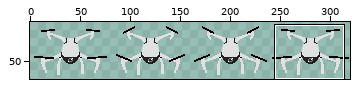
File history of a sprite sheet, Build/Images/Drone.png. Above: a wide view before the commit, with the close-up outlined.
Close-up. Before the commit:
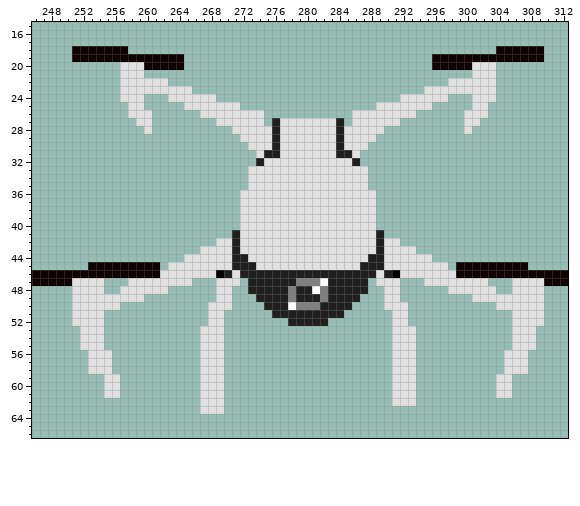
The file is 320x80 pixels. Shown: x 246..312, y 15..66. The wide view leaves out empty margins. The commit also changed other parts of the picture, which this record leaves out.
Once edited:
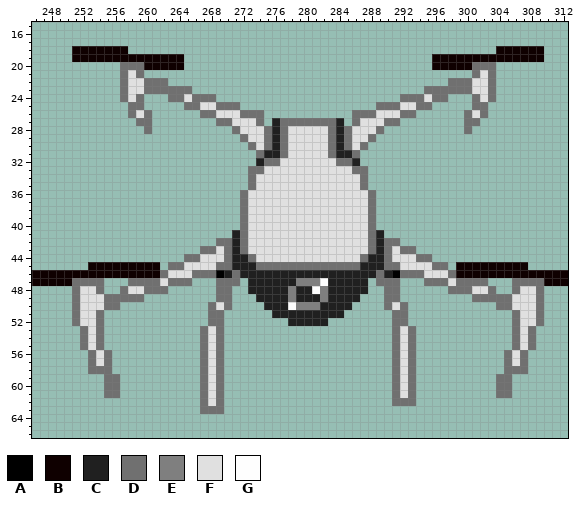
Palette (. is transparent): A #000000  B #0f0000  C #202020  D #707070  E #7f7f7f  F #e0e0e0  G #fefefe
Edits made:
@@ x 246..312 @@
 19 .....BBBBBBBBBBBBBB...............................BBBBBBBBBBBBBB...
-20 ...........FFFBBBBB...............................BBBBBFFF.........
-21 ...........FFF.........................................FFF.........
-22 ...........FFFFFF...................................FFFFFF.........
-23 ...........FFFFFFFFF.............................FFFFFFFFF.........
-24 ...........FFF...FFFFFF.......................FFFFFF...FFF.........
-25 ............FF.....FFFFFFF.................FFFFFFF.....FF..........
-26 ............FFF......FFFFFFFF...........FFFFFFFF......FFF..........
-27 .............FF........FFFFFF.CFFFFFFFC.FFFFFF........FF...........
-28 ..............F..........FFFFFCFFFFFFFCFFFFF..........F............
-29 ..........................FFFFCFFFFFFFCFFFF........................
-30 ...........................FFFCFFFFFFFCFFF.........................
-31 ............................FCCFFFFFFFCCF..........................
-32 ............................CFFFFFFFFFFFC..........................
-33 ...........................FFFFFFFFFFFFFFF.........................
-34 ...........................FFFFFFFFFFFFFFF.........................
-35 ...........................FFFFFFFFFFFFFFF.........................
-36 ..........................FFFFFFFFFFFFFFFFF........................
-37 ..........................FFFFFFFFFFFFFFFFF........................
-38 ..........................FFFFFFFFFFFFFFFFF........................
-39 ..........................FFFFFFFFFFFFFFFFF........................
-40 ..........................FFFFFFFFFFFFFFFFF........................
-41 .........................CFFFFFFFFFFFFFFFFFC.......................
-42 .......................FFCFFFFFFFFFFFFFFFFFCFF.....................
-43 .....................FFFFCFFFFFFFFFFFFFFFFFCFFFF...................
-44 ...................FFFFFFCCFFFFFFFFFFFFFFFCCFFFFFF.................
-45 .......BBBBBBBBB.FFFFFFFFCCCFFFFFFFFFFFFFCCCFFFFFFFF.BBBBBBBBB.....
-46 BBBBBBBBBBBBBBBBFFFFFFFACFCCCCCCCCCCCCCCCCCFCAFFFFFFFBBBBBBBBBBBBBB
-47 BBBBBFFFF...FFFFFFFF...FFF.CCCCCCEEEGCCCCC.FFF...FFFFFFFF...FFFFBBB
-48 .....FFFF..FFFFFF......FF..CCCCCECCGECCCCC..FF......FFFFFF..FFFF...
-49 .....FFFFFFFFF.........FF...CCCCECCCECCCC...FF.........FFFFFFFFF...
-50 .....FFFFFF...........FFF....CCCGEEECCCC....FFF...........FFFFFF...
-51 .....FFFF.............FF......CCCCCCCCC......FF.............FFFF...
-52 .....FFFF.............FF........CCCCC........FF.............FFFF...
-53 ......FFF............FFF.....................FFF............FFF....
-54 ......FFF............FFF.....................FFF............FFF....
-55 ......FFF............FFF.....................FFF............FFF....
-56 .......FFF...........FFF.....................FFF...........FFF.....
-57 .......FFF...........FFF.....................FFF...........FFF.....
-58 .......FFF...........FFF.....................FFF...........FFF.....
-59 .........FF..........FFF.....................FFF..........FF.......
-60 .........FF..........FFF.....................FFF..........FF.......
-61 .........FF..........FFF.....................FFF..........FF.......
-62 .....................FFF.....................FFF...................
-63 .....................FFF...........................................
+20 ...........DDDBBBBB...............................BBBBBDDD.........
+21 ...........DFD.........................................DFD.........
+22 ...........DFFDDD...................................DDDFFD.........
+23 ...........DFFDDDDDD.............................DDDDDDFFD.........
+24 ...........DFD...DDFDDD.......................DDDFDD...DFD.........
+25 ............DD.....DDFFDDD.................DDDFFDD.....DD..........
+26 ............DFD......DDFFFDDD...........DDDFFFDD......DFD..........
+27 .............DD........DDFFFD.CDDDDDDDC.DFFFDD........DD...........
+28 ..............D..........DFFFDCDFFFFFDCDFFFD..........D............
+29 ..........................DFFDCDFFFFFDCDFFD........................
+30 ...........................DFDCDFFFFFDCDFD.........................
+31 ............................DCCDFFFFFDCCD..........................
+32 ............................CDDFFFFFFFDDC..........................
+33 ...........................DDFFFFFFFFFFFDD.........................
+34 ...........................DFFFFFFFFFFFFFD.........................
+35 ...........................DFFFFFFFFFFFFFD.........................
+36 ..........................DFFFFFFFFFFFFFFFD........................
+37 ..........................DFFFFFFFFFFFFFFFD........................
+38 ..........................DFFFFFFFFFFFFFFFD........................
+39 ..........................DFFFFFFFFFFFFFFFD........................
+40 ..........................DFFFFFFFFFFFFFFFD........................
+41 .........................CDFFFFFFFFFFFFFFFDC.......................
+42 .......................DDCDFFFFFFFFFFFFFFFDCDD.....................
+43 .....................DDFDCDFFFFFFFFFFFFFFFDCDFDD...................
+44 ...................DDFFFDCCDFFFFFFFFFFFFFDCCDFFFDD.................
+45 .......BBBBBBBBB.DDFFFFDDCCCDDDDDDDDDDDDDCCCDDFFFFDD.BBBBBBBBB.....
+46 BBBBBBBBBBBBBBBBDFFFDDDACDCCCCCCCCCCCCCCCCCDCADDDFFFDBBBBBBBBBBBBBB
+47 BBBBBDDDD...DDDDFDDD...DDD.CCCCCCEEEGCCCCC.DDD...DDDFDDDD...DDDDBBB
+48 .....DFFD..DFFDDD......DD..CCCCCECCGECCCCC..DD......DDDFFD..DFFD...
+49 .....DFFFDDDDD.........DD...CCCCECCCECCCC...DD.........DDDDDFFFD...
+50 .....DFFFDD...........DFD....CCCGEEECCCC....DFD...........DDFFFD...
+51 .....DFFD.............DD......CCCCCCCCC......DD.............DFFD...
+52 .....DFFD.............DD........CCCCC........DD.............DFFD...
+53 ......DFD............DFD.....................DFD............DFD....
+54 ......DFD............DFD.....................DFD............DFD....
+55 ......DFD............DFD.....................DFD............DFD....
+56 .......DFD...........DFD.....................DFD...........DFD.....
+57 .......DFD...........DFD.....................DFD...........DFD.....
+58 .......DDD...........DFD.....................DFD...........DDD.....
+59 .........DD..........DFD.....................DFD..........DD.......
+60 .........DD..........DFD.....................DFD..........DD.......
+61 .........DD..........DFD.....................DFD..........DD.......
+62 .....................DFD.....................DDD...................
+63 .....................DDD...........................................
 64 ...................................................................
